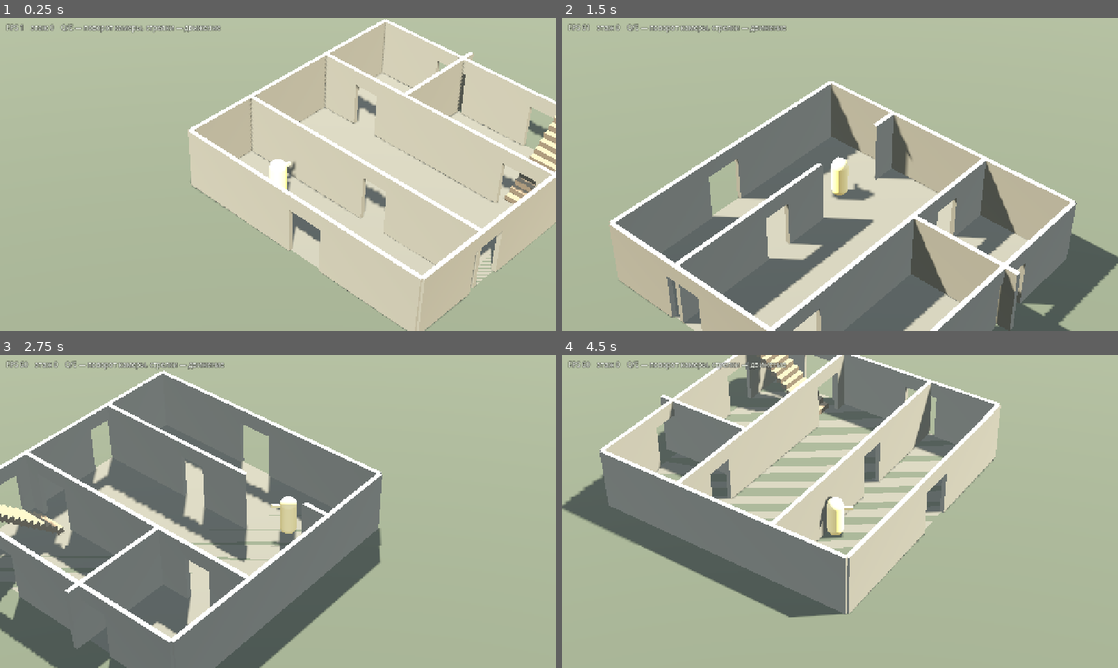
Above: before the commit, frames 1-4 (two rows, left to right).
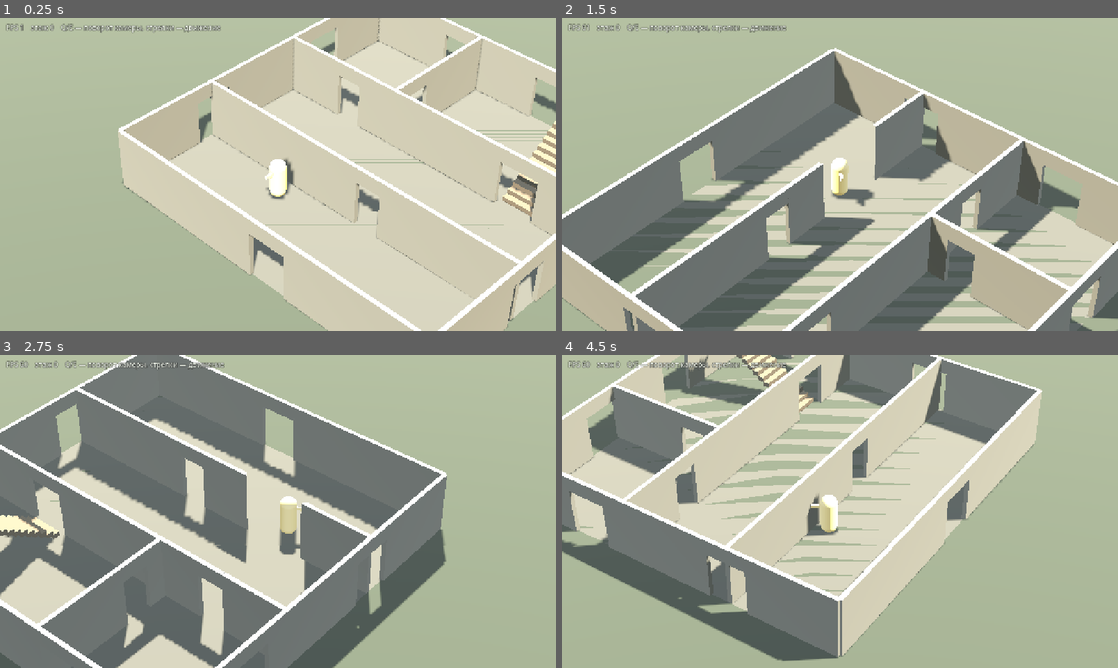
Above: after the commit, the same moments.

Repository: SashkoSoft/Godot_skilled
Game: Godot game, scene res://main.tscn
Two runs of this game, one before a commit and one after it. Both use one fixed random seed, a clock stepped at 60 frames per second and the inputs below.
Inputs:
- Up to frame 1 (0.25 s): no input
- Up to frame 2 (1.5 s): hold Right (ui_right) 0.53-1.28 s; hold Q 0.53-1.28 s; hold Down (ui_down) from 1.28 s (still down); tap E at 1.35 s
- Up to frame 3 (2.75 s): release Down (ui_down) at 2.03 s; hold Right (ui_right) from 2.03 s (still down); hold Q from 2.03 s (still down)
- Up to frame 4 (4.5 s): release Right (ui_right) at 2.78 s; release Q at 2.78 s; hold Up (ui_up) 2.78-3.53 s; tap E at 2.85, 4.35 s; hold Q 3.53-4.28 s; hold Left (ui_left) from 3.53 s (still down)

The runs differ from the first frame. In frame 1, 25% of the frame differs, in the area x 21-100%, y 0-100%; in frame 2, 36%; in frame 3, 34%; in frame 4, 45%, in the area x 0-87%, y 0-98%.

Commit message:
Площадка наверху лестницы, стена не исчезает совсем, нос вперёд
- Со ступеней некуда было выйти: марш заканчивался прямо над проёмом
  в перекрытии. Проём теперь считается из габаритов лестницы, а за верхом
  марша оставлена площадка. Дом увеличен до 16x16, чтобы марш уложился
  в 36 градусов, а не в 47.
- Стена в вырезе больше не исчезает полностью: минимум 10% плотности,
  чтобы читались её границы. Убран discard в центре окна.
- Нос персонажа перенесён на +Z: поворот считается через atan2(dir.x, dir.z),
  то есть перёд — это +Z, а нос смотрел назад.

Маршрут автотеста продлён: теперь он требует сойти с лестницы на площадку
и пройти вглубь этажа, а допуск по высоте ужат до 0.6 м — иначе тест
засчитывал подъём, когда игрок ещё стоял на марше.

Co-Authored-By: Claude Opus 5 (1M context) <noreply@anthropic.com>
Claude-Session: https://claude.ai/code/session_01FPrhjLxAG2mJUWcS5VWYtY

Diff:
--- a/game/building.gd
+++ b/game/building.gd
@@ -8,7 +8,14 @@
 
 const FLOOR_HEIGHT := 3.0     ## высота этажа в метрах
 const WALL_THICK := 0.2
-const SIZE := 12.0            ## дом 12x12 м
+const SIZE := 16.0            ## дом 16x16 м
+## Лестница: положение и габариты марша. Из них же считается проём
+## в перекрытии и площадка наверху — иначе со ступеней некуда выйти.
+const STAIR_X := 4.5
+const STAIR_W := 1.5
+const STAIR_Z0 := -2.4        ## низ марша (со стороны комнаты)
+const STAIR_RUN := 4.2        ## горизонтальная длина: угол ~36°
+const LANDING := 1.4          ## глубина площадки за верхом марша
 const DOOR_W := 1.2
 const DOOR_H := 2.1
 
@@ -100,17 +107,18 @@
 	_slab(f, false)                    # пол этажа
 
 	var half := SIZE * 0.5
-	# Внешние стены: две сплошные, две с оконными проёмами.
-	_wall_run(f, Vector3(-half, y, 0), Vector3(0, 0, 1), SIZE, [] as Array[Vector2])
-	_wall_run(f, Vector3(half, y, 0), Vector3(0, 0, 1), SIZE, [Vector2(-3.4, 1.6), Vector2(2.2, 1.6)])
-	_wall_run(f, Vector3(0, y, -half), Vector3(1, 0, 0), SIZE, [Vector2(-2.0, 1.6), Vector2(3.0, 1.6)])
-	_wall_run(f, Vector3(0, y, half), Vector3(1, 0, 0), SIZE, [Vector2(0.5, 1.6)])
-
-	# Внутренние перегородки: коридор по центру + две комнаты, проёмы дверные.
-	# Проём напротив лестницы обязателен: иначе к ней просто не подойти.
-	_wall_run(f, Vector3(0, y, -2.0), Vector3(1, 0, 0), SIZE, [Vector2(-3.5, DOOR_W), Vector2(4.5, 1.6)], true)
-	_wall_run(f, Vector3(0, y, 2.6), Vector3(1, 0, 0), SIZE, [Vector2(1.0, DOOR_W)], true)
-	_wall_run(f, Vector3(-1.5, y, -4.3), Vector3(0, 0, 1), 4.6, [] as Array[Vector2], true)
+	# Внешние стены: одна сплошная, остальные с оконными проёмами.
+	_wall_run(f, Vector3(-half, y, 0), Vector3(0, 0, 1), SIZE, [Vector2(-4.0, 1.8), Vector2(3.0, 1.8)])
+	_wall_run(f, Vector3(half, y, 0), Vector3(0, 0, 1), SIZE, [Vector2(-4.5, 1.8), Vector2(2.5, 1.8)])
+	_wall_run(f, Vector3(0, y, -half), Vector3(1, 0, 0), SIZE, [Vector2(-3.0, 1.8), Vector2(2.0, 1.8)])
+	_wall_run(f, Vector3(0, y, half), Vector3(1, 0, 0), SIZE, [Vector2(0.5, 1.8)])
+
+	# Внутренние перегородки. Проём напротив лестницы обязателен:
+	# иначе к ней просто не подойти.
+	_wall_run(f, Vector3(0, y, -2.0), Vector3(1, 0, 0), SIZE,
+			[Vector2(-4.5, DOOR_W), Vector2(STAIR_X, 1.8)], true)
+	_wall_run(f, Vector3(0, y, 3.0), Vector3(1, 0, 0), SIZE, [Vector2(1.0, DOOR_W)], true)
+	_wall_run(f, Vector3(-2.0, y, -5.0), Vector3(0, 0, 1), 6.0, [Vector2(1.5, DOOR_W)], true)
 
 	if f > 0:
 		_stairwell_hole(f)
@@ -195,9 +203,16 @@
 			(by_floor[f] as Array).erase(body)
 			body.queue_free()
 	var y := f * FLOOR_HEIGHT
+	var top_z := STAIR_Z0 - STAIR_RUN          # где марш выходит на этаж
+	var x0 := STAIR_X - STAIR_W * 0.5 - 0.4    # края проёма с запасом
+	var x1 := SIZE * 0.5
 	var pieces: Array[Rect2] = [
-		Rect2(Vector2(-6, -6), Vector2(9, 12)),
-		Rect2(Vector2(3, -1), Vector2(3, 7)),
+		# всё, что левее лестницы
+		Rect2(Vector2(-SIZE * 0.5, -SIZE * 0.5), Vector2(x0 + SIZE * 0.5, SIZE)),
+		# правее лестницы, ближняя часть
+		Rect2(Vector2(x0, STAIR_Z0 + 1.2), Vector2(x1 - x0, SIZE * 0.5 - STAIR_Z0 - 1.2)),
+		# ПЛОЩАДКА за верхом марша — без неё со ступеней некуда выйти
+		Rect2(Vector2(x0, -SIZE * 0.5), Vector2(x1 - x0, top_z + SIZE * 0.5)),
 	]
 	for i in pieces.size():
 		var r: Rect2 = pieces[i]
@@ -216,25 +231,25 @@
 ## Ступени — только визуал. Физика — один наклонный коллайдер (рампа):
 ## CharacterBody3D не умеет шагать на уступ, для него ступенька это стена.
 func _stairs(f: int) -> void:
-	var steps := 12
+	var steps := 14
 	var y0 := f * FLOOR_HEIGHT
 	var step_h := FLOOR_HEIGHT / float(steps)
-	var step_d := 0.28
-	var z0 := -2.5                      # низ — в комнате, за проёмом в перегородке
-	var run := step_d * steps           # горизонтальная длина
+	var z0 := STAIR_Z0
+	var run := STAIR_RUN
+	var step_d := run / float(steps)
 	var rise := FLOOR_HEIGHT
 
 	for i in steps:
 		var mesh := BoxMesh.new()
-		mesh.size = Vector3(1.4, step_h, step_d)
-		var mi := _spawn_visual(mesh, Vector3(4.5, y0 + step_h * (i + 0.5), z0 - step_d * i),
+		mesh.size = Vector3(STAIR_W, step_h, step_d)
+		var mi := _spawn_visual(mesh, Vector3(STAIR_X, y0 + step_h * (i + 0.5), z0 - step_d * i),
 				_mat_stair, f)
 		mi.name = "Step_%d_%d" % [f, i]
 
 	# Коллизия лестницы — клин (треугольная призма), а не коробка:
 	# у клина нулевая высота на входе, поэтому нет торца-уступа и капсула
 	# не зажимается между рампой и плитой пола.
-	var hw := 0.75
+	var hw := STAIR_W * 0.5
 	var pts := PackedVector3Array([
 		Vector3(-hw, 0.0, z0),                    # нижняя кромка, у пола
 		Vector3(hw, 0.0, z0),
@@ -250,7 +265,7 @@
 	var shape := CollisionShape3D.new()
 	shape.shape = wedge
 	ramp.add_child(shape)
-	ramp.position = Vector3(4.5, y0, 0.0)
+	ramp.position = Vector3(STAIR_X, y0, 0.0)
 	add_child(ramp)
 	ramp.set_meta("floor", f)
 	(by_floor[f] as Array).append(ramp)
--- a/game/main.gd
+++ b/game/main.gd
@@ -132,7 +132,9 @@
 			Vector3(2.5, 0, -1.0),     # к проёму в перегородке z=-2.0
 			Vector3(4.5, 0, -1.2),     # к проёму напротив лестницы
 			Vector3(4.5, 0, -2.3),     # встать перед первой ступенью
-			Vector3(4.5, 3, -5.4),     # подъём на второй этаж
+			Vector3(4.5, 3, -6.6),     # подъём на второй этаж
+			Vector3(6.6, 3, -7.2),     # сойти с лестницы на площадку
+			Vector3(0.0, 3, -6.0),     # пройти вглубь второго этажа
 		]
 		player.auto_target = _route[0]
 
@@ -213,7 +215,7 @@
 	var target: Vector3 = _route[_route_i]
 	var flat := Vector2(player.global_position.x - target.x, player.global_position.z - target.z)
 
-	if flat.length() < 0.6 and absf(player.global_position.y - target.y) < 1.2:
+	if flat.length() < 0.7 and absf(player.global_position.y - target.y) < 0.6:
 		print("[walk] точка %d достигнута за %.1f с  pos=(%.1f, %.1f, %.1f) этаж %d" % [
 			_route_i, _route_time,
 			player.global_position.x, player.global_position.y, player.global_position.z,
--- a/game/occlusion.gd
+++ b/game/occlusion.gd
@@ -8,7 +8,7 @@
 ## Гашение — через per-instance uniform `fade` в шейдере: один материал на все
 ## стены, никаких дубликатов и лишних draw call.
 
-const FADE_HIDDEN := 0.05      ## насколько гасим то, что мешает
+const FADE_HIDDEN := 0.10      ## насколько гасим то, что мешает
 const FADE_SPEED := 9.0
 
 var building: Building
--- a/game/player.gd
+++ b/game/player.gd
@@ -45,11 +45,12 @@
 	add_child(_visual)
 
 	# «Нос» — чтобы было видно, куда повёрнут персонаж.
+	# Поворот считается через atan2(dir.x, dir.z), поэтому перёд — это +Z.
 	var nose := MeshInstance3D.new()
 	var nm := BoxMesh.new()
 	nm.size = Vector3(0.12, 0.12, 0.4)
 	nose.mesh = nm
-	nose.position = Vector3(0, HEIGHT * 0.72, -RADIUS - 0.15)
+	nose.position = Vector3(0, HEIGHT * 0.72, RADIUS + 0.15)
 	nose.material_override = mat
 	add_child(nose)
 
